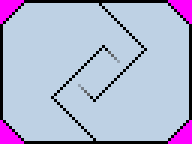
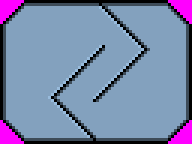
Two versions of the same layered image (192x144). Layer-by-layer changes:
painted on "Layer 1" over (3, 3, 189, 141)
painted on "Color" over (3, 3, 189, 141)
